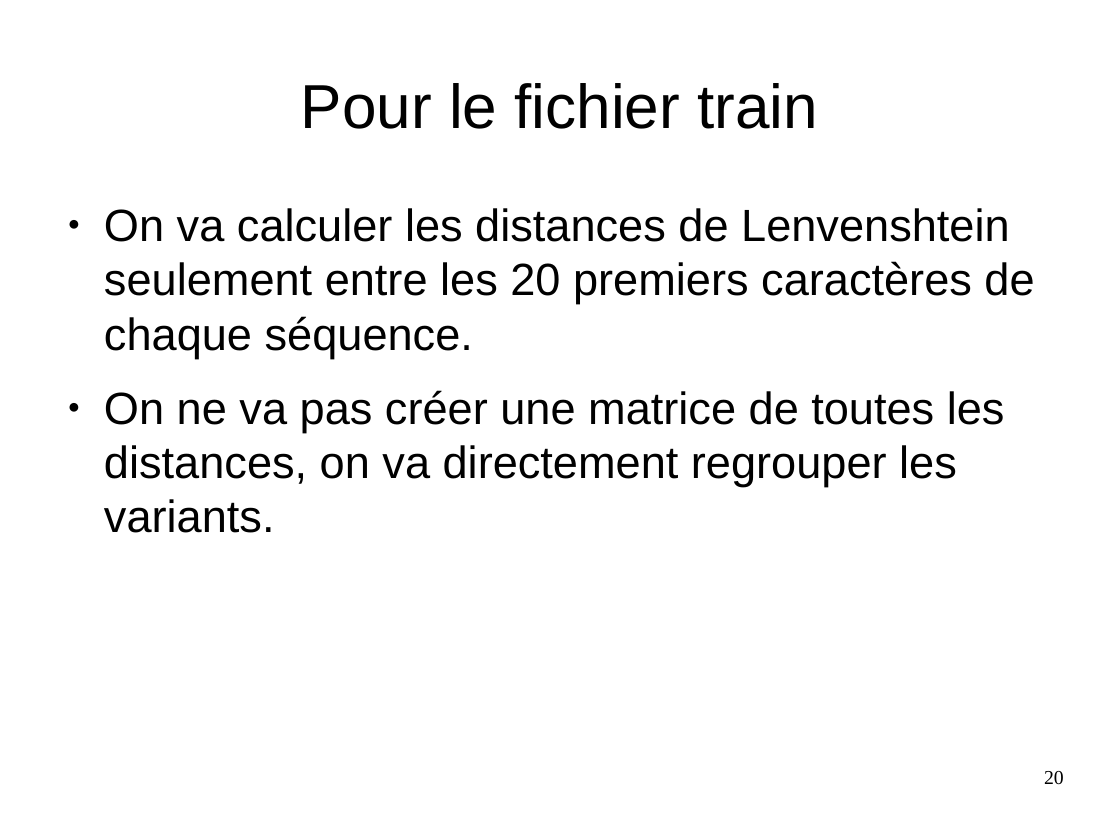
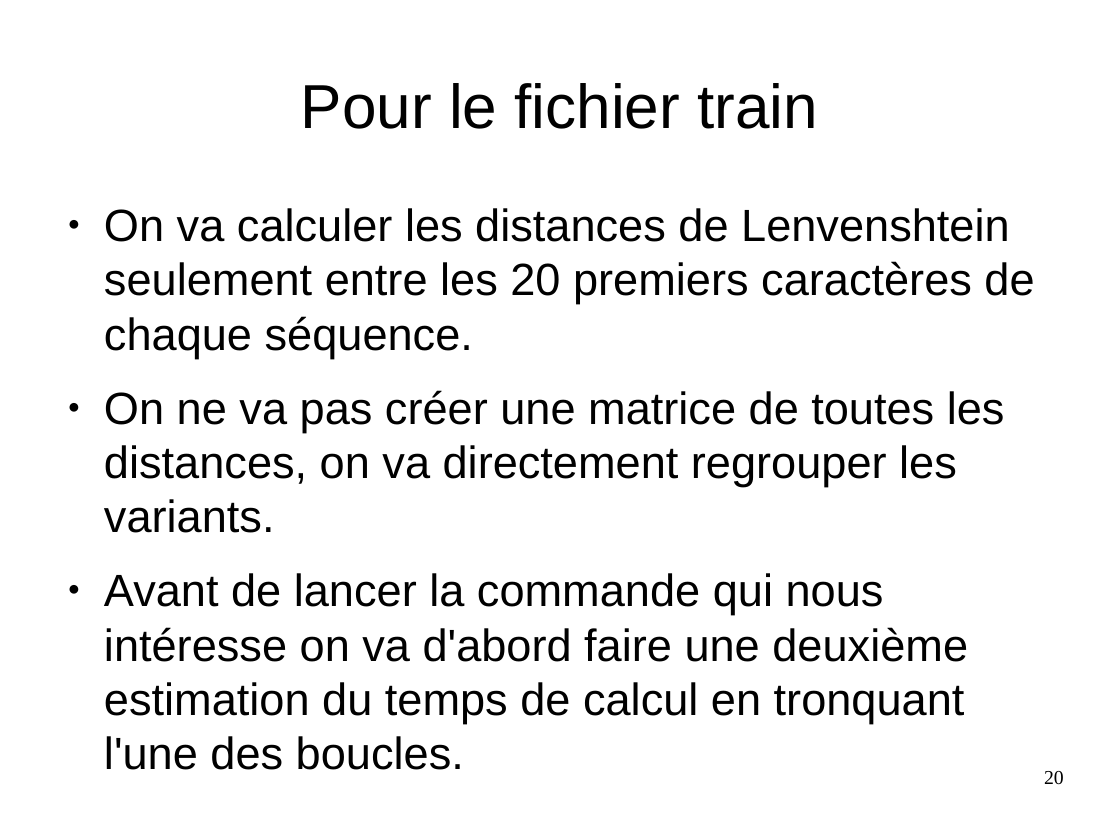
Before and after one commit to MathieuxTony/Projet-8, a slide deck: slide 20 of presentation.odp. Drawn at 1120x840 pixels with LibreOffice and Linux fonts; fonts in the diff are those of the drawing. Boxes give left, top, right and bottom in pixels: in the first picture for what was removed or moved away, otherwise in the second. Text is boxed around its words. In the diff, an @@ line names an element or a change of style, - is before the commit and + after.

Commit message:
ajout corrélations + temps et scores dans la présentation

```diff
--- a/presentation.odp
+++ b/presentation.odp
@@ text at box(104, 573, 968, 770): paragraph added @@
+● Avant de lancer la commande qui nous intéresse on va d'abord faire une deuxième estimation du temps de calcul en tronquant l'une des boucles.
```
Also in this commit, not shown: 1 other slide changed, 5 slides added, 1 slide removed, 2 other files.
